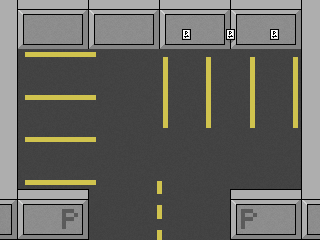
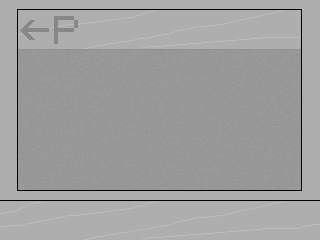
Revision of a layered 320 × 240 image; what changed, layer by layer:
added group "B-0" with 6 layers above "A-0" over (0, 0, 320, 240)
added layer "Layer 16" (65%) in group "B-0" over (20, 20, 49, 40)
added layer "P" (1st of 2, in "B-0") (65%) in group "B-0" over (54, 16, 78, 44)
added layer "Layer 15" in group "B-0" over (18, 201, 301, 240)
added layer "wall-bottom" (1st of 2, in "B-0") in group "B-0" over (0, 49, 320, 240)
added layer "wall-top" (1st of 2, in "B-0") in group "B-0" over (0, 0, 320, 240)
added layer "concrete" in group "B-0" over (0, 0, 320, 240)
hid group "A-0" (11 layers) over (0, 0, 320, 240)
